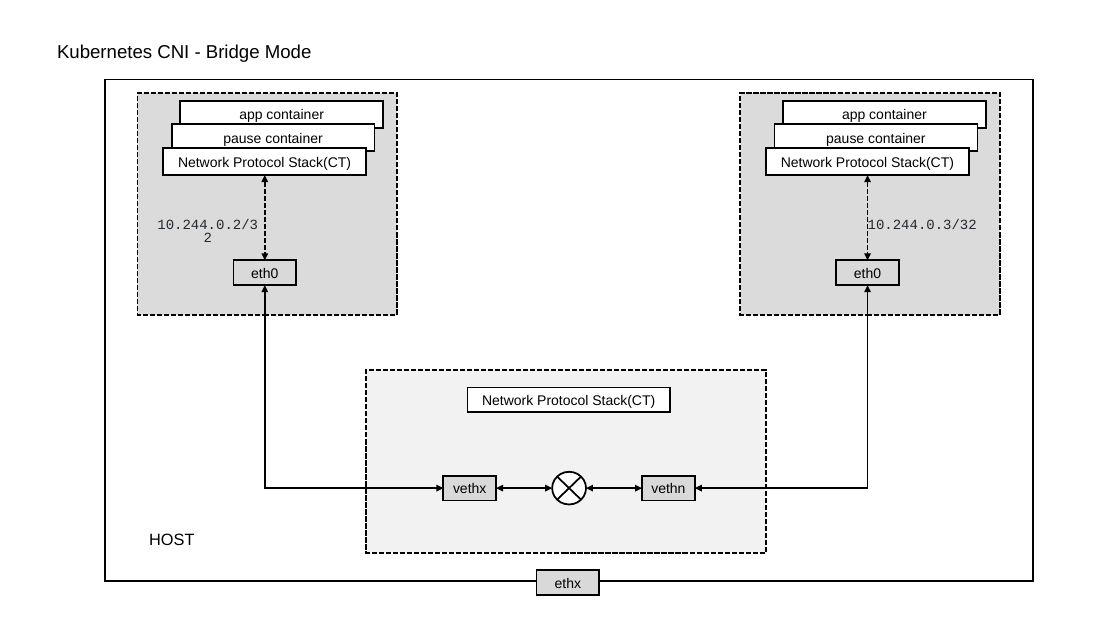
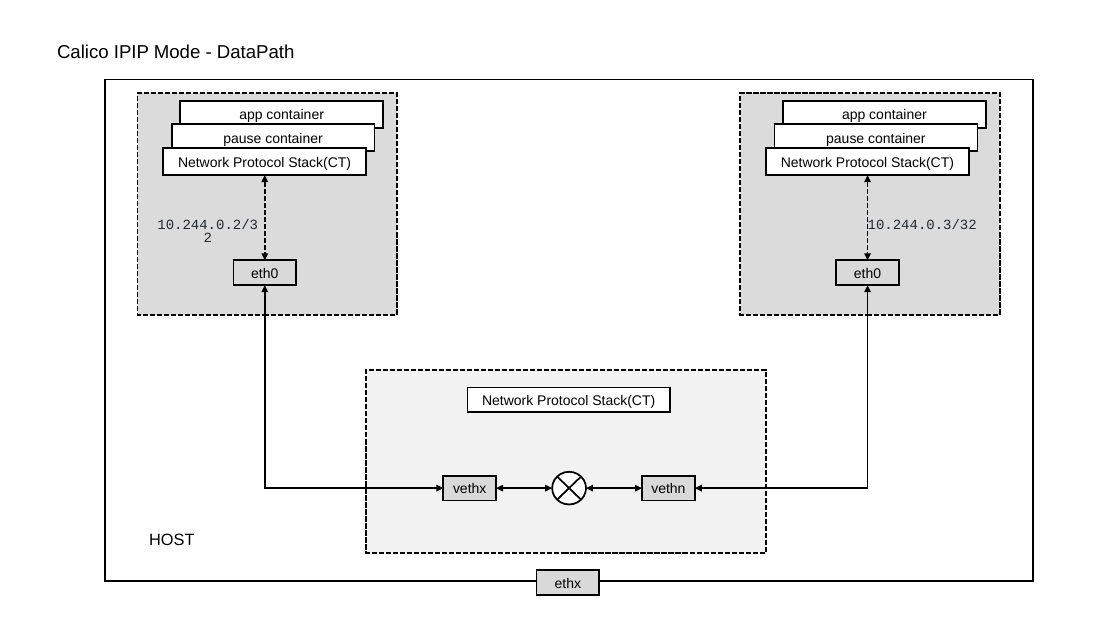
Before and after one commit to gitlayzer/wcni-kind, a slide deck: slide 8 of calico/1-kind-calico-ipip/ppt/Calico IPIP Mode.pptx. Drawn at 1120x630 pixels with LibreOffice and Linux fonts; fonts in the diff are those of the drawing. Boxes give left, top, right and bottom in pixels: in the first picture for what was removed or moved away, otherwise in the second. Text is boxed around its words. In the diff, an @@ line names an element or a change of style, - is before the commit and + after.

Commit message:
mod ipip

```diff
--- a/calico/1-kind-calico-ipip/ppt/Calico IPIP Mode.pptx
+++ b/calico/1-kind-calico-ipip/ppt/Calico IPIP Mode.pptx
@@ text at (x1=57, y1=44, x2=295, y2=59): text changed @@
-Kubernetes CNI - Bridge Mode
+Calico IPIP Mode - DataPath
```
Also in this commit, not shown: 1 other file.
